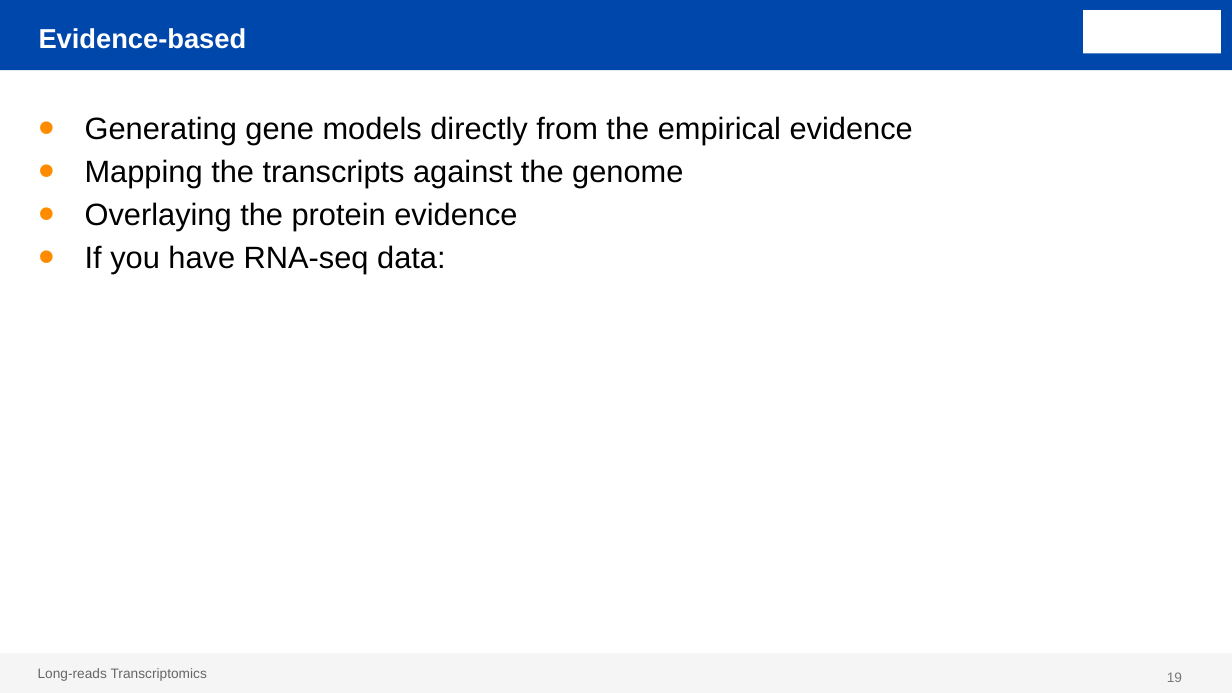
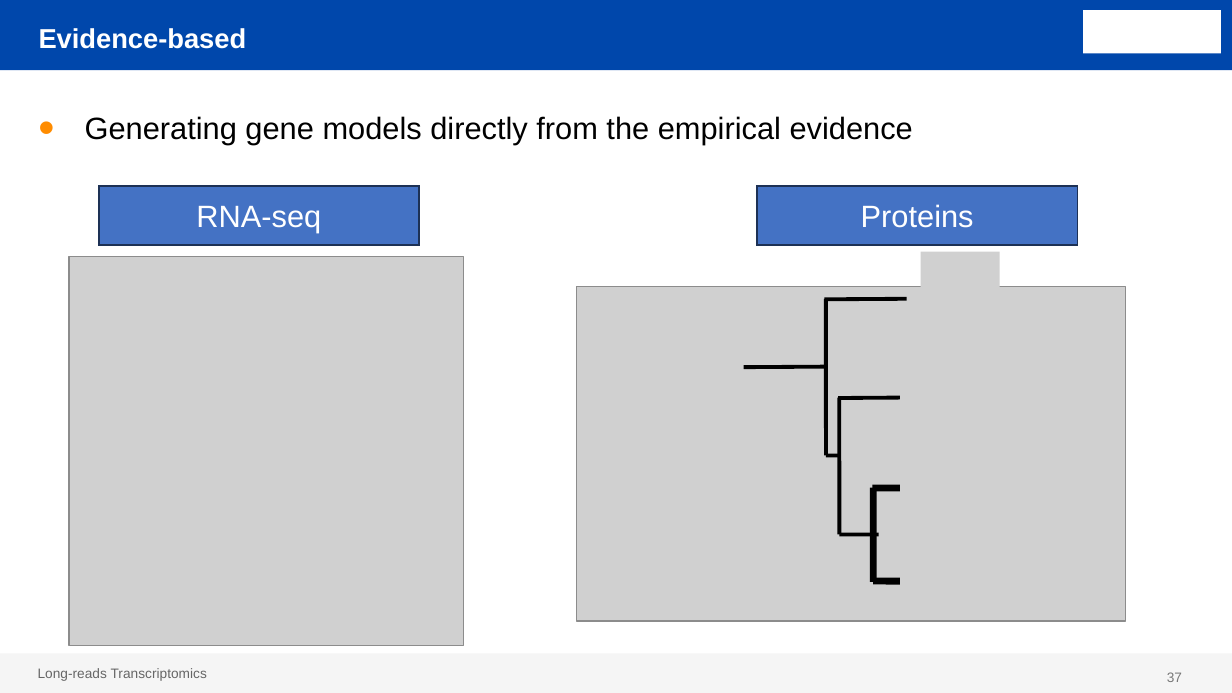
Before and after one commit to ConesaLab/VALT_Summer_Course, a slide deck: slide 37 of theory/day2/SQANTI_evidence.pptx (slide 19 before the commit). Drawn at 1232x693 pixels with LibreOffice and Linux fonts; fonts in the diff are those of the drawing; grey boxes stand for pictures; background and template pictures are left out. Boxes give left, top, right and bottom in pixels: in the first picture for what was removed or moved away, otherwise in the second. Text is boxed around its words. In the diff, an @@ line names an element or a change of style, - is before the commit and + after.

```diff
--- a/theory/day2/SQANTI_evidence.pptx
+++ b/theory/day2/SQANTI_evidence.pptx
@@ text at (85,159,683,274): paragraphs removed @@
-• Mapping the transcripts against the genome
-• Overlaying the protein evidence
-• If you have RNA-seq data:
@@ rectangle added at (99,186,419,245), fill #4472C4, outline #1E3256 1 pt, 18 pt, text #FFFFFF @@
+RNA-seq
@@ rectangle added at (756,186,1077,245), fill #4472C4, outline #1E3256 1 pt, 18 pt, text #FFFFFF @@
+Proteins
@@ picture added at (69,256,463,646) @@
@@ picture added at (577,287,1126,621) @@
@@ group added at (744,251,1023,617): 10 lines, 4 pictures @@
@@ page number at (1167,672,1182,682): text changed @@
-19
+37
```
Also in this commit, not shown: 17 other slides changed, 38 slides added, 3 slides removed, 4 other files.
